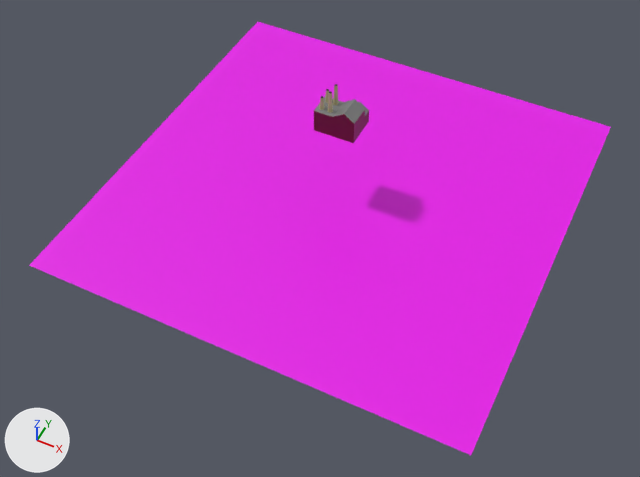
The Blender file models/factory1.blend, before and after one commit.
One viewpoint serves both versions: a 50 mm lens placed at (22.7, -49.6, 47.3), pointed at (1.0, -6.1, -7.1). The axes (+X, +Y, +Z) are drawn at lower left. The lights are the same throughout.
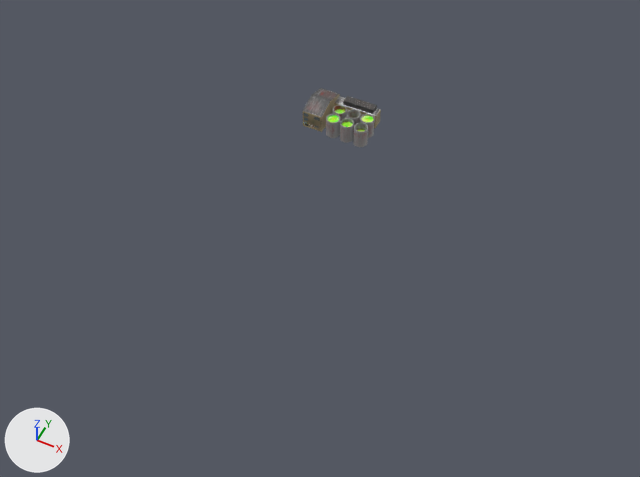
The edits, one by one:
Picture 'sides-color.png' (img_sides_color_png) is new.
Picture 'liquids-color.png' (img_liquids_color_png) is new.
Picture 'roof-0-color.png' (img_roof_0_color_png) is new.
Picture 'roof-1-color.png' (img_roof_1_color_png) is new.
Picture 'wall-0-color.png' (img_wall_0_color_png) is new.
Picture 'roofbox-color.png' (img_roofbox_color_png) is new.
Material 'sides' (mat_sides) is new.
Its texture is img_sides_color_png.
Material 'liquids' (mat_liquids) is new.
Its texture is img_liquids_color_png.
Material 'roof-0' (mat_roof_0) is new.
Its texture is img_roof_0_color_png.
Material 'roof-1' (mat_roof_1) is new.
Its texture is img_roof_1_color_png.
Material 'wall-0' (mat_wall_0) is new.
Its texture is img_wall_0_color_png.
Material 'roofbox' (mat_roofbox) is new.
Its texture is img_roofbox_color_png.
me_cube is used by ob_cube; location (0.0, -0.56, 0.99).
me_cube had 32 vertices, 30 faces and spanned x -1.83..1.68, y -1.0..1.88, z -1.0..1.66.
me_cube no longer uses material mat_material (dark red #670b1b).
me_cube no longer uses material mat_material_001 (grey #7e7e7e).
me_cube now has 36 vertices, 34 faces and spans x -0.59..4.75, y -1.5..1.72, z -1.0..1.0.
me_cube part 1: the whole mesh is rebuilt.
me_cube now uses material mat_roof_0 (picture img_roof_0_color_png).
me_cube now uses material mat_roof_1 (picture img_roof_1_color_png).
me_cube now uses material mat_wall_0 (picture img_wall_0_color_png).
me_cube now uses material mat_roofbox (picture img_roofbox_color_png).
me_cylinder_005 is used by ob_cylinder_003; location (-1.4, -0.99, 2.53).
me_cylinder_005 had 64 vertices, 34 faces and spanned x -0.204..0.222, y -0.215..0.21, z -0.581..0.56.
me_cylinder_005 no longer uses material mat_material_002 (beige #bcb48a).
me_cylinder_005 no longer uses material mat_material_003 (black #000000).
me_cylinder_005 now has 768 vertices, 588 faces and spans x -0.558..2.958, y -1.758..0.558, z -1.011..0.558.
me_cylinder_005 part 2: 64 vertices removed from x -0.204..0.222, y -0.215..0.21, z -0.581..0.56; 768 vertices added at x -0.558..2.958, y -1.758..0.558, z -1.011..0.558.
me_cylinder_005 now uses material mat_liquids (picture img_liquids_color_png).
me_cylinder_005 now uses material mat_sides (picture img_sides_color_png).
Object 'Cube' (ob_cube) moves from (0.0, -0.56, 0.99) to (-2.25, 0.0, 1.03).
Object 'Cylinder.002' (ob_cylinder_002) is deleted.
Object 'Cylinder.004' (ob_cylinder_004) is deleted.
Object 'Cylinder.001' (ob_cylinder_001) is deleted.
Object 'Plane' (ob_plane) is deleted.

Where the change shows, as pixel boxes [x1, y1, x2, y2] in the pictures (640 x 477 px):
'Plane', deleted (pink)
    before: [29, 22, 611, 455]
'Cube', reshaped, moved (41% wider)
    before: [314, 97, 369, 143]
    after: [303, 88, 381, 132]
'Cylinder.001', deleted
    before: [333, 84, 338, 105]
'Cylinder.004', deleted
    before: [328, 91, 333, 113]
'Cylinder.002', deleted
    before: [325, 89, 329, 103]
part 2 of me_cylinder_005, built on
    before: [319, 96, 325, 110]
    after: [326, 105, 375, 147]
